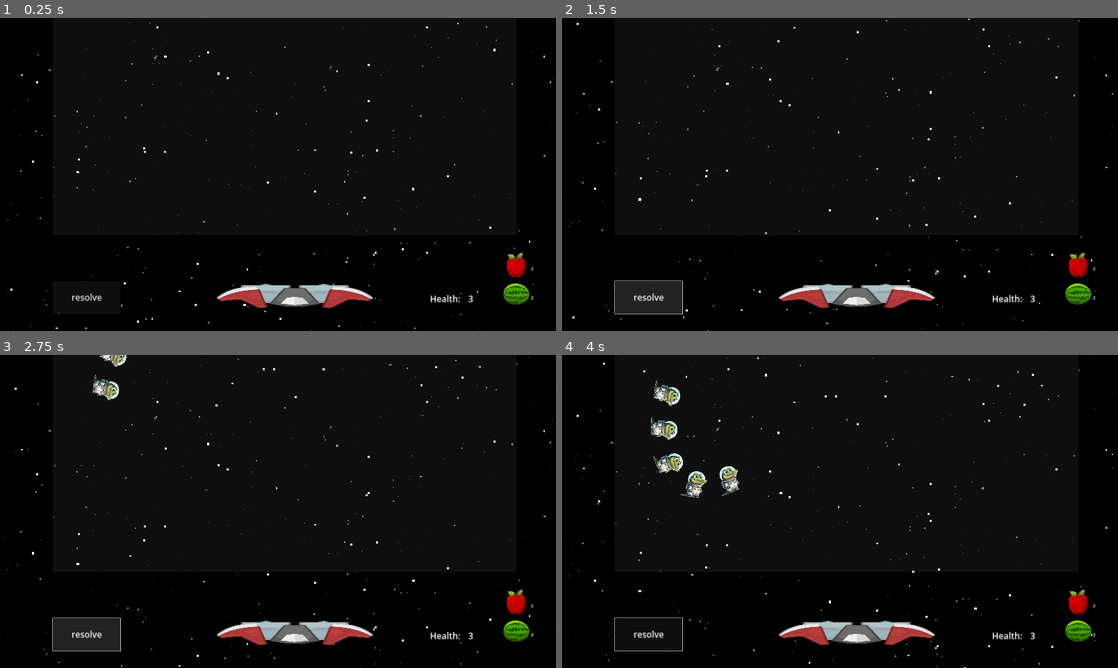
Above: before the commit, frames 1-4 (two rows, left to right).
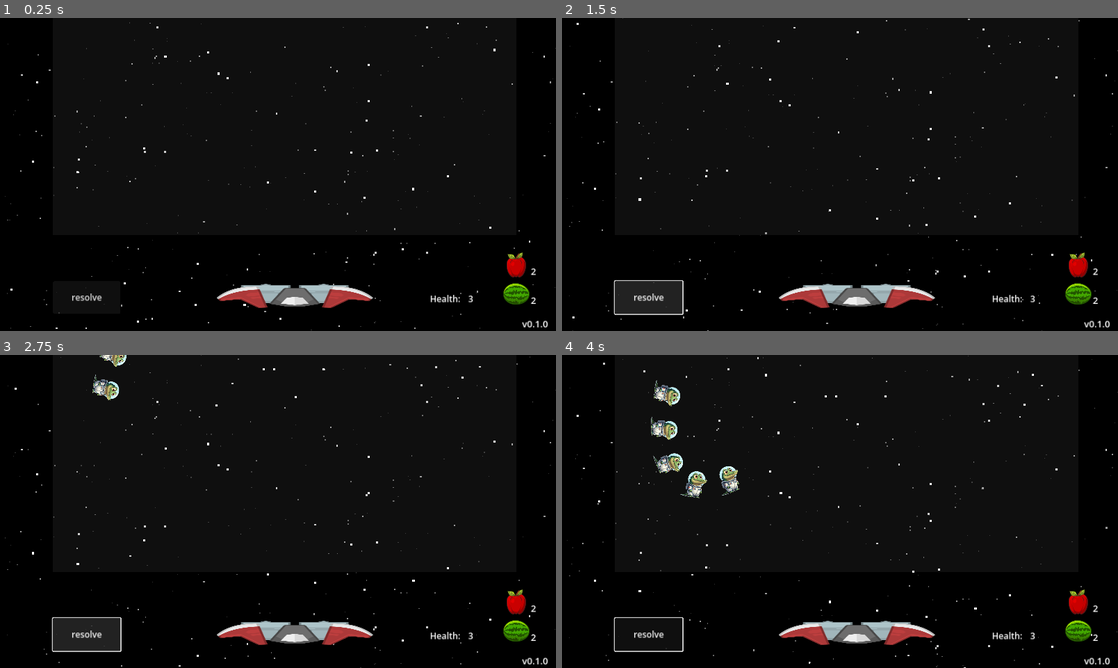
Above: after the commit, the same moments.

Repository: moby-it/cosmic-jack
Game: Godot game, scene res://main.tscn
Two runs of this game, one before a commit and one after it. Both use one fixed random seed, a clock stepped at 60 frames per second and the inputs below.
Inputs (mouse positions are in pixels of both pictures, inside the frame that each line leads up to):
- Up to frame 1 (0.25 s): no input
- Up to frame 2 (1.5 s): click "resolve" at 0.5 s; click "resolve" at 1.25 s
- Up to frame 3 (2.75 s): click "resolve" at 2 s
- Up to frame 4 (4 s): drag from (1079, 602) to (667, 386) at 2.77 s; drag from (1079, 630) to (673, 470) at 3.52 s

The runs differ from the first frame. In frame 1, less than 0.1% of the frame differs, in the area x 93-99%, y 79-99%; in frame 2, 0.2%, in the area x 9-99%, y 79-99%; in frame 3, 0.2%; in frame 4, 0.2%.

Commit message:
wip for level prototype

Diff:
--- /dev/null
+++ b/globals/scene_manager.gd
@@ -0,0 +1,12 @@
+# manages the active scene.
+
+extends Node
+
+# Called when the node enters the scene tree for the first time.
+func _ready() -> void:
+	pass # Replace with function body.
+
+
+# Called every frame. 'delta' is the elapsed time since the previous frame.
+func _process(delta: float) -> void:
+	pass
--- /dev/null
+++ b/levels/tutorial.tscn
@@ -0,0 +1,15 @@
+[gd_scene format=3 uid="uid://bd25s0pan4dp1"]
+
+[node name="Tutorial" type="Button"]
+
+[node name="RichTextLabel" type="RichTextLabel" parent="."]
+layout_mode = 0
+offset_left = 572.0
+offset_top = 178.0
+offset_right = 1372.0
+offset_bottom = 778.0
+bbcode_enabled = true
+text = "Cosmic Jack is a pattern based puzzle game.
+
+"
+fit_content = true
--- a/main.tscn
+++ b/main.tscn
@@ -6,6 +6,7 @@
 [ext_resource type="PackedScene" uid="uid://dcpxt7vufytv5" path="res://hud/background/background.tscn" id="3_qsmjo"]
 [ext_resource type="PackedScene" uid="uid://dyxjwko1qxm8s" path="res://waves/choreography.tscn" id="5_1puyx"]
 [ext_resource type="Resource" uid="uid://b8yrpb58k5rdr" path="res://waves/resources/default.tres" id="6_i1mb3"]
+[ext_resource type="Script" path="res://version.gd" id="8_audxs"]
 [ext_resource type="PackedScene" uid="uid://e8ktqm538n14" path="res://hud/hp.tscn" id="8_hcj5j"]
 
 [node name="Main" type="Node2D"]
@@ -53,6 +54,13 @@
 color = Color(1, 1, 1, 0.0588235)
 metadata/_edit_lock_ = true
 
+[node name="version" type="Label" parent="."]
+offset_left = 1803.0
+offset_top = 1033.0
+offset_right = 1910.0
+offset_bottom = 1078.0
+script = ExtResource("8_audxs")
+
 [connection signal="resolve_wave" from="Resolve Button" to="." method="_on_resolve_resolve_wave"]
 [connection signal="health_depleted" from="HP" to="." method="_on_hp_health_depleted"]
 [connection signal="gui_input" from="play_area" to="." method="_on_play_area_gui_input"]
--- /dev/null
+++ b/menu/menu.tscn
@@ -0,0 +1,36 @@
+[gd_scene load_steps=2 format=3 uid="uid://da82mo4gw3cgq"]
+
+[ext_resource type="Texture2D" uid="uid://rbggduk0mytx" path="res://menu/menu-background.jpg" id="1_8k4hn"]
+
+[node name="Menu" type="Node2D"]
+
+[node name="background" type="Sprite2D" parent="."]
+texture = ExtResource("1_8k4hn")
+centered = false
+
+[node name="VBoxContainer" type="VBoxContainer" parent="."]
+anchors_preset = 4
+anchor_top = 0.5
+anchor_bottom = 0.5
+offset_left = 767.0
+offset_top = 584.0
+offset_right = 1163.0
+offset_bottom = 762.0
+grow_vertical = 2
+
+[node name="start" type="Button" parent="VBoxContainer"]
+layout_mode = 2
+text = "start"
+
+[node name="info" type="Button" parent="VBoxContainer"]
+layout_mode = 2
+text = "info"
+
+[node name="RichTextLabel" type="RichTextLabel" parent="."]
+offset_left = 767.0
+offset_top = 412.0
+offset_right = 1172.0
+offset_bottom = 501.0
+bbcode_enabled = true
+text = "[font_size=68]Cosmic Jack[/font_size]"
+fit_content = true
--- /dev/null
+++ b/menu/menu_button.tscn
@@ -0,0 +1,3 @@
+[gd_scene format=3 uid="uid://ciouph1ehtgdt"]
+
+[node name="MenuButton" type="Button"]
--- /dev/null
+++ b/menu/welcome.gd
@@ -0,0 +1,13 @@
+extends Node2D
+
+@onready var close = $close
+
+signal on_close
+
+# Called when the node enters the scene tree for the first time.
+func _ready() -> void:
+	close.gui_input.connect()
+
+func handle_close(event: InputEvent) -> void:
+	if event is InputEventMouseButton and event.button_index == MOUSE_BUTTON_LEFT:
+		on_close.emit()
--- /dev/null
+++ b/menu/welcome.tscn
@@ -0,0 +1,32 @@
+[gd_scene load_steps=4 format=3 uid="uid://bovh4ll6kkp7l"]
+
+[ext_resource type="Script" path="res://menu/welcome.gd" id="1_2sym4"]
+[ext_resource type="Texture2D" uid="uid://d1o5ocbydf4ng" path="res://assets/xmark.png" id="2_nisiv"]
+
+[sub_resource type="Theme" id="Theme_o5uej"]
+
+[node name="Welcome" type="Node2D"]
+script = ExtResource("1_2sym4")
+
+[node name="content" type="RichTextLabel" parent="."]
+offset_left = 256.0
+offset_top = 136.0
+offset_right = 1664.0
+offset_bottom = 960.0
+theme = SubResource("Theme_o5uej")
+bbcode_enabled = true
+text = "[font_size=52]Welcome to Cosmic Jack Demo![/font_size]
+
+This is the first prototype of a level. The goal is to gather feedback and identify if this is indeed a pleasant  experience <3.
+
+Ideally, we'd like you to record your gaming session with a program like obs and upload it to [url=https://drive.google.com/drive/folders/1gVfNt0ofFfDTmXej9bDuQAa_qM8oCB8-?usp=sharing]this google drive folder[/url]. Create a folder with your name and upload the file there. It would be great to add some text feedback as well.
+
+For any inquiries, send an email to [url=mailto:gspanos@moby-it.com]gspanos@moby-it.com[url]
+
+Have fun!"
+
+[node name="close" type="Button" parent="."]
+offset_left = 1879.0
+offset_right = 1919.0
+offset_bottom = 40.0
+icon = ExtResource("2_nisiv")
--- a/project.godot
+++ b/project.godot
@@ -20,6 +20,7 @@
 Health="*res://globals/health.gd"
 ExplosionBus="*res://globals/explosion_bus.gd"
 SelectedFruits="*res://globals/fruits.gd"
+SceneManager="*res://globals/scene_manager.gd"
 
 [display]
 
@@ -27,11 +28,6 @@
 window/size/viewport_height=1080
 window/size/mode=2
 window/stretch/mode="canvas_items"
-
-[editor]
-
-version_control/plugin_name="GitPlugin"
-version_control/autoload_on_startup=true
 
 [editor_plugins]
 
@@ -42,6 +38,11 @@
 enemies=""
 fruits=""
 
+[gui]
+
+theme/default_theme_scale=2.0
+theme/custom="res://theme.tres"
+
 [layer_names]
 
 2d_physics/layer_1="fruits"
--- /dev/null
+++ b/theme.tres
@@ -0,0 +1,9 @@
+[gd_resource type="Theme" load_steps=2 format=3 uid="uid://dixyj4a6nc4u0"]
+
+[sub_resource type="SystemFont" id="SystemFont_xwa45"]
+font_names = PackedStringArray("IBM Plex Sans")
+
+[resource]
+default_font = SubResource("SystemFont_xwa45")
+Button/colors/font_disabled_color = Color(0.875, 0.875, 0.875, 0.5)
+Button/font_sizes/font_size = 52
--- /dev/null
+++ b/version.gd
@@ -0,0 +1,13 @@
+extends Label
+
+@onready var file = 'res://version.txt'
+
+# Called when the node enters the scene tree for the first time.
+func _ready() -> void:
+	var version = get_text_file_content(file)
+	self.text = version
+
+func get_text_file_content(filePath):
+	var file = FileAccess.open(filePath, FileAccess.READ)
+	var content = file.get_as_text()
+	return content
Binary file added: assets/xmark.png
Not shown, added: assets/xmark.png.import
Not shown: 1 places in main.tscn that only renumber resources
Binary file added: menu/menu-background.jpg
Not shown, added: menu/menu-background.jpg.import
Not shown, added: menu/menu-background.webp.import
Not shown, added: version.txt
Not shown, added: devnotes.md
